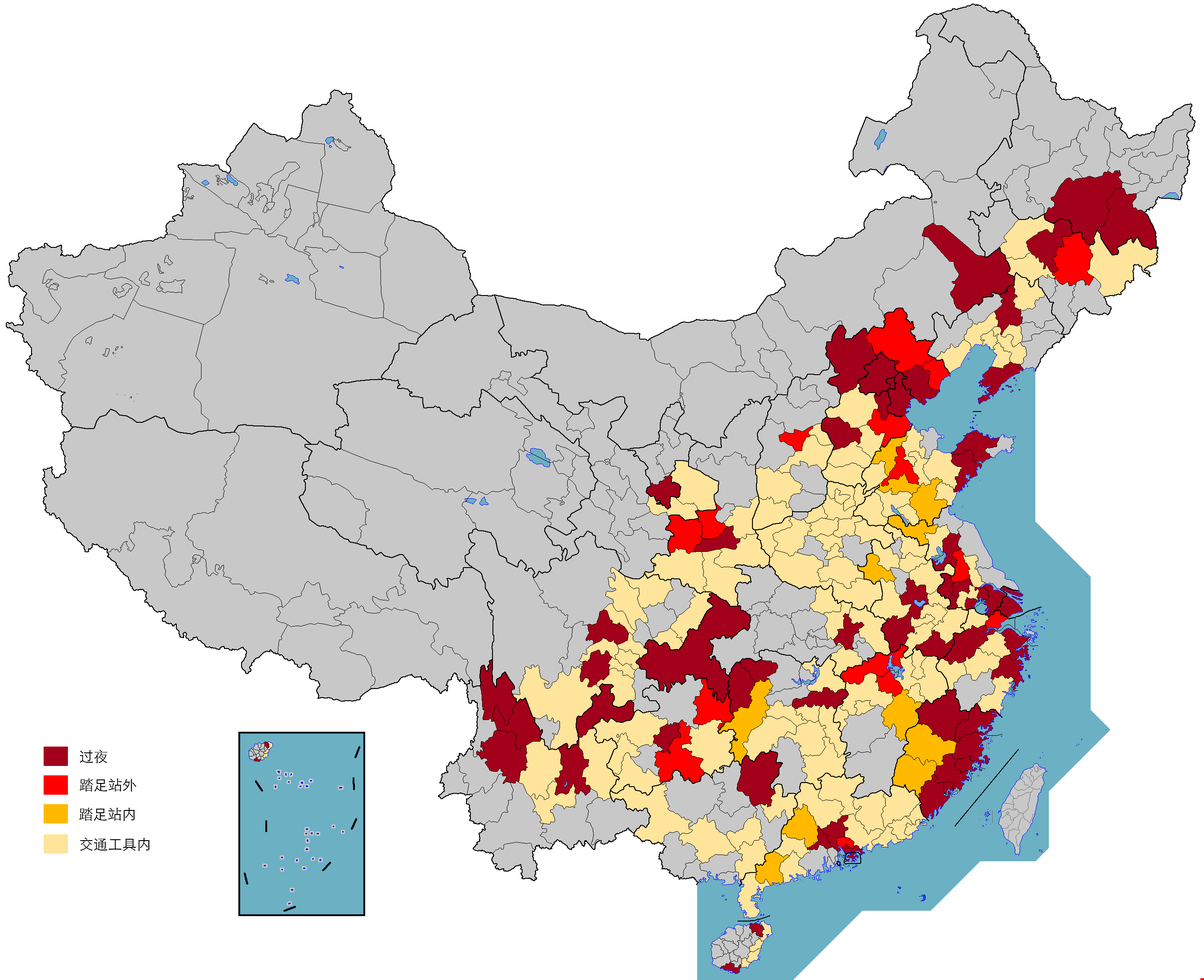
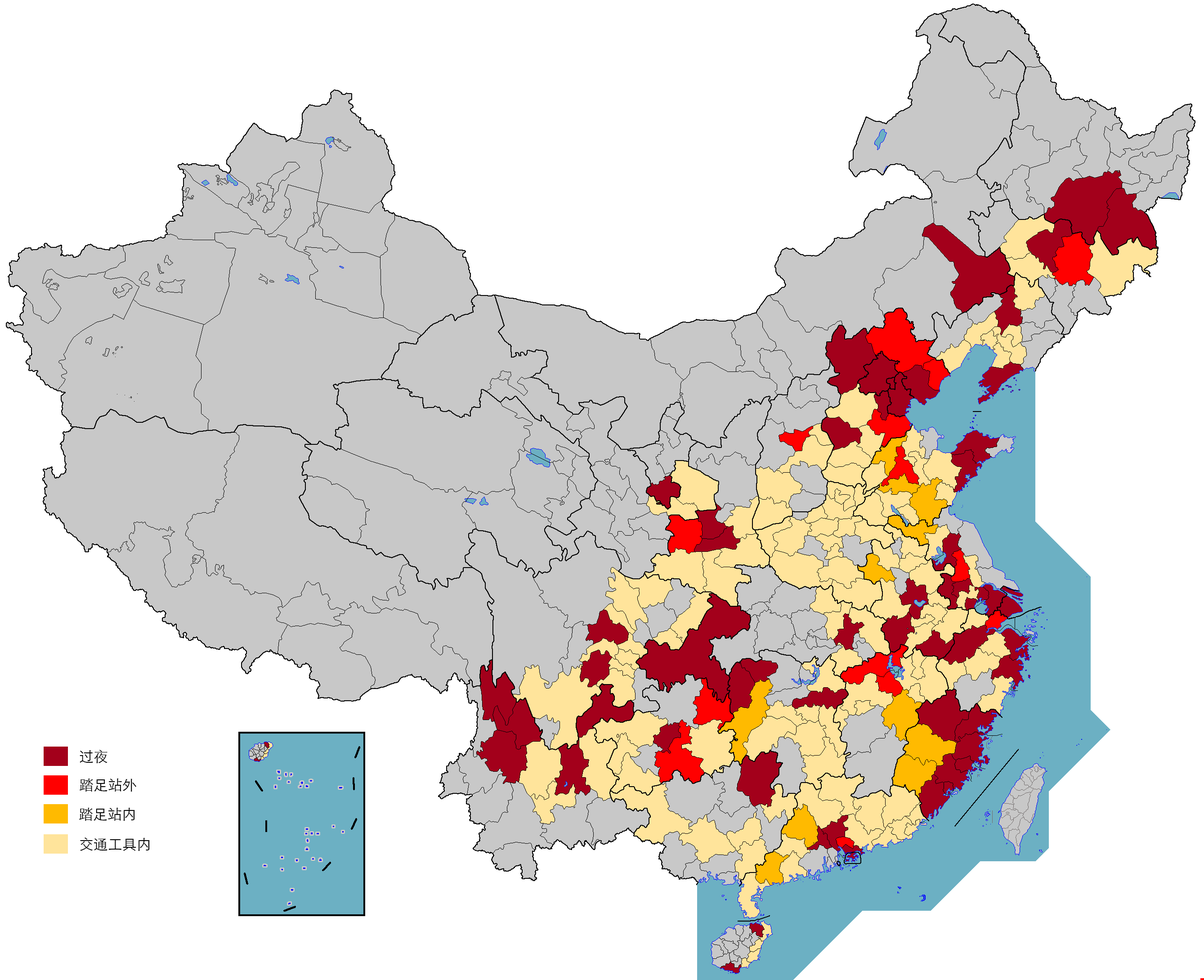
Before/after of a w=1204, h=980 layered artwork. What changed in the layer stack:
painted on "Background" over [left=695, top=503, right=727, bottom=539]
